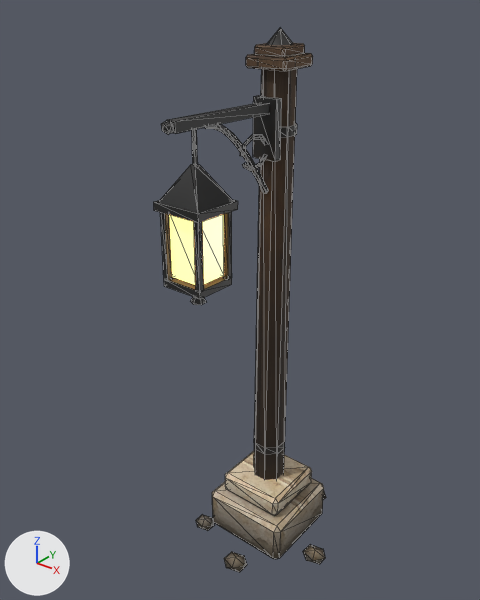
What one commit did to the glTF model kingdom/assets/generated/lamp_post.glb.
The view is the same before and after, from a camera (50 mm lens) standing at (1.97, -2.76, 3.28) and looking at (-0.1, -0.17, 1.67). Arrows for +X, +Y and +Z are at lower left; the lights stay in place. The picture after the commit comes second. Mesh edges are drawn as thin lines. Vertices at exactly the same position are counted once.

The older version as bpy lines, for what is in view:
```python
me_lamppost = bpy.data.meshes.new('LampPost')
me_lamppost.from_pydata(...)  # 401 vertices, 610 faces; spans x -0.43..0.49, y -0.8..0.47, z -0.04..3.06
# faces by material slot: [188, 102, 308, 12]
me_lamppost.materials.append(mat_ra_matte_hp)
me_lamppost.materials.append(mat_ra_wood_hp)
me_lamppost.materials.append(mat_ra_metal)  # its picture is missing
me_lamppost.materials.append(mat_ra_lamp)
ob_lamppost = bpy.data.objects.new('LampPost', me_lamppost)
ob_lamppost.location = (0.0, 0.0, 0.0)
```
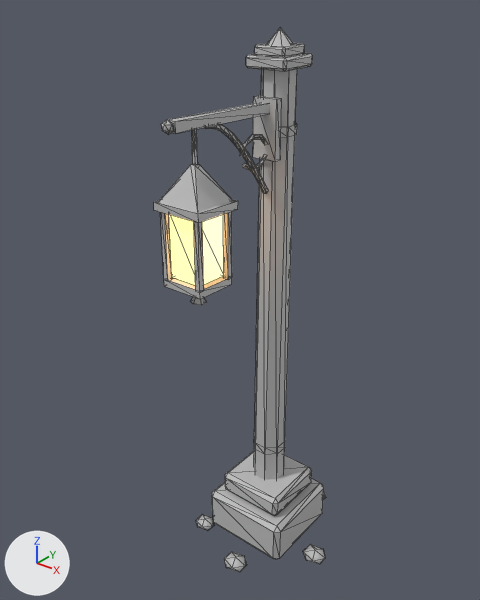
Pixel boxes (x1, y1, x2, y2) of what changed, in the pictures (480 x 600 px):
part 1 of me_lamppost, recoloured (lighter): (196, 451, 326, 572) in both
part 2 of me_lamppost, recoloured (lighter): (246, 43, 313, 480) in both
part 3 of me_lamppost, recoloured (black to white): (159, 95, 288, 305) in both
part 4 of me_lamppost, recoloured: (154, 28, 325, 565) in both
part 5 of me_lamppost, recoloured: (196, 69, 326, 572) in both
part 6 of me_lamppost, recoloured: (212, 43, 324, 559) in both

What changed in the scene script:
```text
Change me_lamppost:
    where me_lamppost.from_pydata(...)  # 401 vertices, 610 faces; spans x -0.43..0.49, y -0.8..0.47, z -0.04..3.06
    used by ob_lamppost; location = (0.0, 0.0, 0.0)
    me_lamppost part 1: all 188 faces that had it switch from mat_ra_matte_hp to mat_ra_metal (its picture is missing)
    me_lamppost part 2: all 102 faces that had it switch from mat_ra_wood_hp to mat_ra_metal (its picture is missing)
    me_lamppost part 3: 212 faces centred in x -0.12..0.11, y -0.77..-0.05, z 1.88..2.75 are repainted in the vertex colours; the middle colour goes from black #2a2928 to white #ffffff
    me_lamppost part 4: 138 faces centred in x -0.34..0.36, y -0.8..0.37, z -0.01..3.01 are repainted in the vertex colours; the middle colour goes from dark grey #343331 to white #ffffff
    me_lamppost part 5: 109 faces centred in x -0.43..0.48, y -0.47..0.46, z -0.02..2.88 are repainted in the vertex colours; the middle colour goes from dark grey #65696d to white #ffffff
    me_lamppost part 6: 134 faces centred in x -0.28..0.27, y -0.27..0.28, z 0.0..2.99 are repainted in the vertex colours; the middle colour goes from greyish blue #979fc3 to white #ffffff
```
